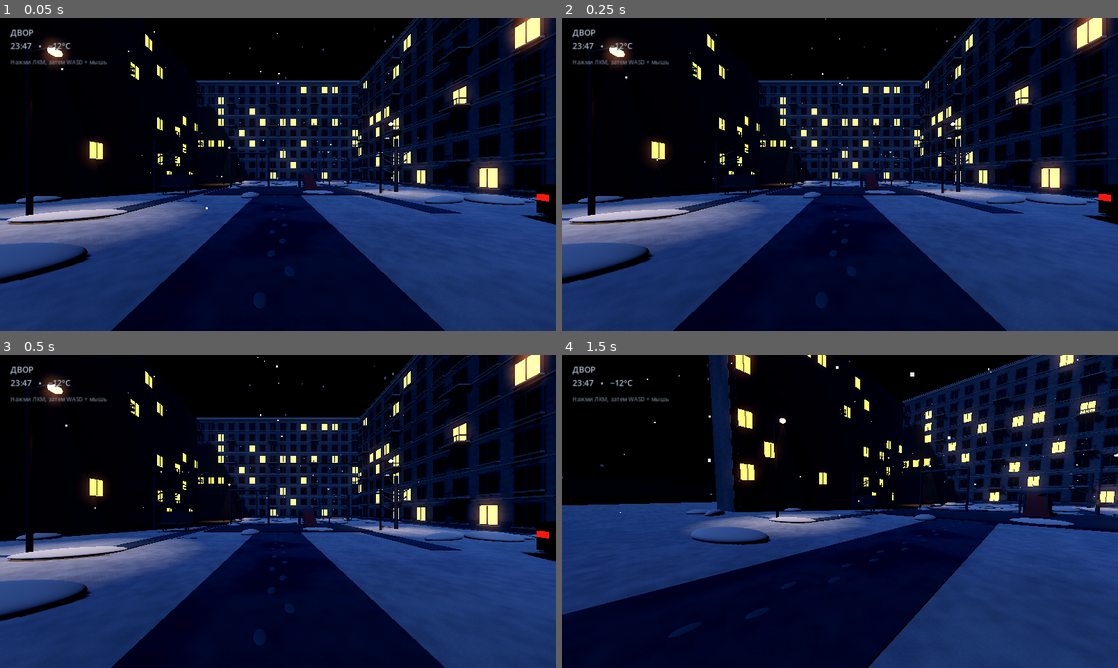
Above: before the commit, frames 1-4 (two rows, left to right).
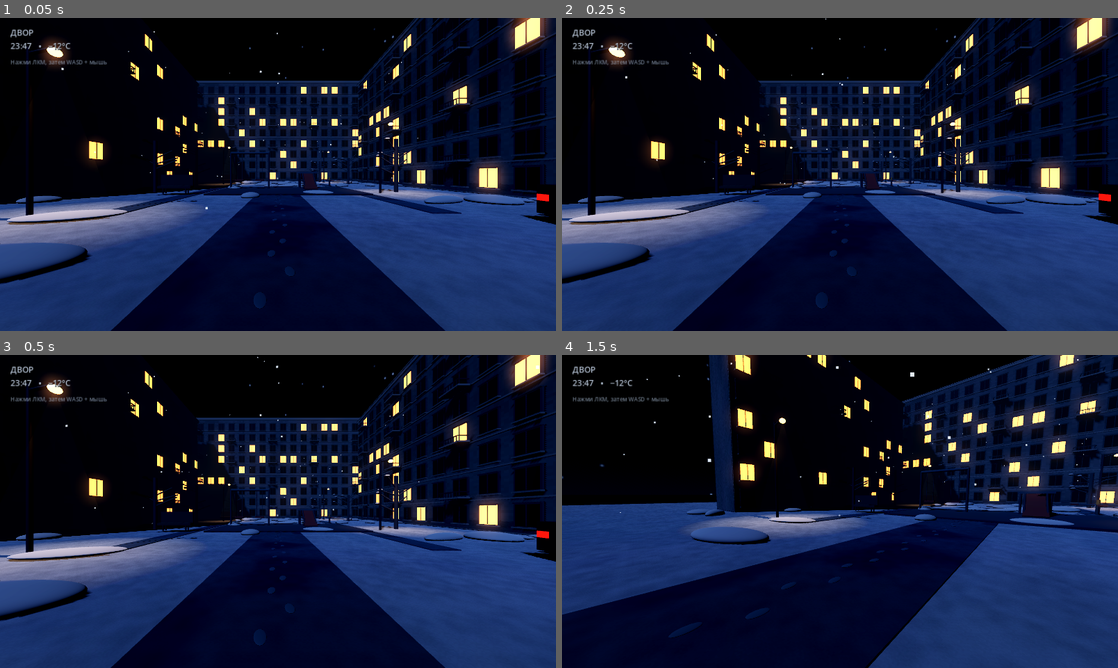
Above: after the commit, the same moments.

Repository: HelterFall/-
Game: Godot game, scene res://main.tscn
Two runs of this game, one before a commit and one after it. Both use one fixed random seed, a clock stepped at 60 frames per second and the inputs below.
Inputs (mouse positions are in pixels of both pictures, inside the frame that each line leads up to):
- Up to frame 1 (0.05 s): no input
- Up to frame 2 (0.25 s): no input
- Up to frame 3 (0.5 s): no input
- Up to frame 4 (1.5 s): tap Enter at 0.5 s; move the mouse to (962, 495) at 0.52 s; hold D 0.53-1.28 s; click (962, 495) at 0.67 s; move the mouse to (812, 511) at 1.27 s; hold W from 1.28 s (still down)

The runs differ from the first frame. In frame 1, 2.0% of the frame differs, in the area x 0-100%, y 0-100%; in frame 2, 2.0%; in frame 3, 2.0%; in frame 4, 1.5%.

Commit message:
Enable light MSAA and anisotropic filtering

Diff:
--- a/project.godot
+++ b/project.godot
@@ -22,5 +22,7 @@
 renderer/rendering_method="gl_compatibility"
 renderer/rendering_method.mobile="gl_compatibility"
 textures/vram_compression/import_etc2_astc=true
+anti_aliasing/quality/msaa_3d=2
+textures/default_filters/anisotropic_filtering_level=4
 textures/default_filters/use_nearest_mipmap_filter=false
 environment/defaults/default_clear_color=Color(0.008, 0.014, 0.03, 1)
